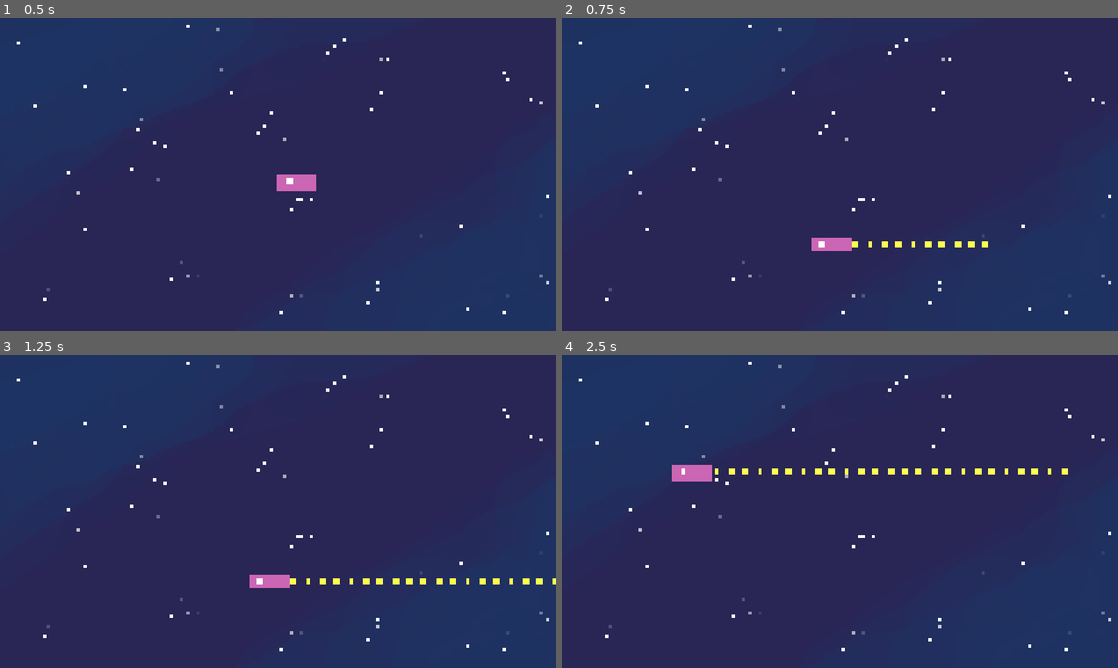
Above: before the commit, frames 1-4 (two rows, left to right).
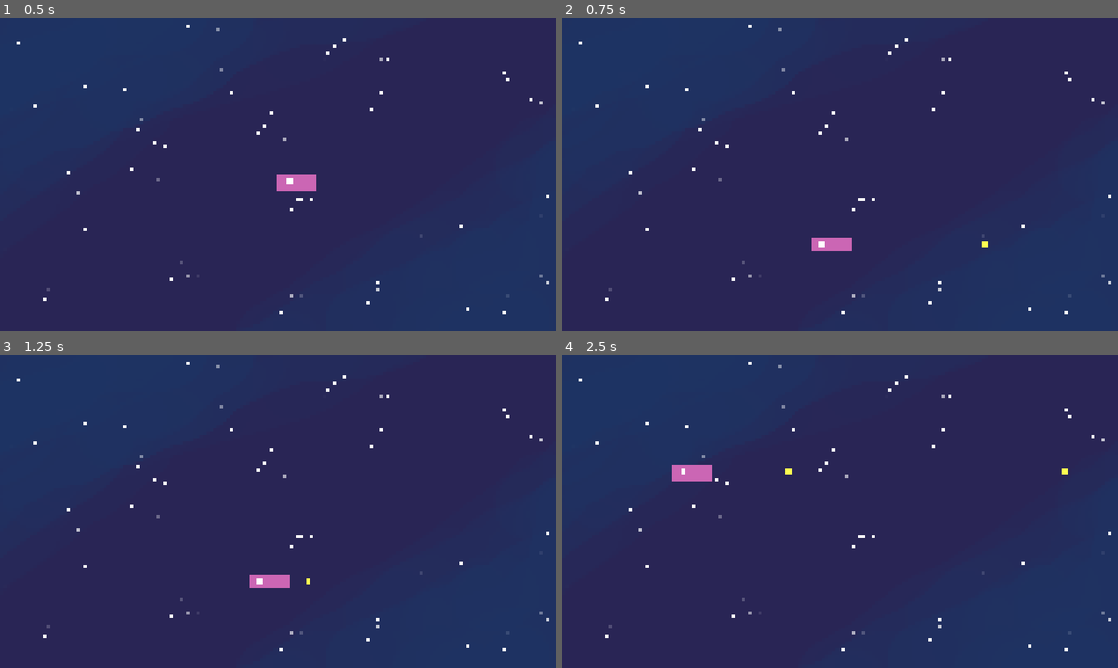
Above: after the commit, the same moments.

Repository: Tass2T/halloween-tireur
Game: Godot game, scene res://game.tscn
The game is run twice, just before and just after one commit, with the same random seed, the same clock (stepped at 60 frames per second) and the same inputs.
Inputs (mouse positions are in pixels of both pictures, inside the frame that each line leads up to):
- Up to frame 1 (0.5 s): no input
- Up to frame 2 (0.75 s): tap Enter at 0.5 s; move the mouse to (812, 237) at 0.52 s; press the mouse at (812, 237) at 0.53 s
- Up to frame 3 (1.25 s): no input
- Up to frame 4 (2.5 s): move the mouse to (1006, 558) at 1.27 s; release the mouse at (1006, 558) at 1.28 s; click (1006, 558) at 1.35 s; tap Space at 2 s; move the mouse to (673, 464) at 2.02 s; press the mouse at (673, 464) at 2.03 s

Frame 1 is identical in both runs. In frame 2, 0.2% of the frame differs, in the area x 52-75%, y 71-74%; in frame 3, 0.4%; in frame 4, 0.5%, in the area x 27-88%, y 36-39%.

Commit message:
added timer to bullet shots

Diff:
--- a/scenes/player.tscn
+++ b/scenes/player.tscn
@@ -31,3 +31,5 @@
 
 [node name="BulletTimer" type="Timer" parent="BulletsManager"]
 one_shot = true
+
+[connection signal="timeout" from="BulletsManager/BulletTimer" to="BulletsManager" method="_on_bullet_timer_timeout"]
--- a/scripts/bullets_manager.gd
+++ b/scripts/bullets_manager.gd
@@ -1,12 +1,22 @@
 class_name BulletsManager extends Node
 
 var bulletScene: PackedScene
+var canShoot: bool = true
+var bulletDelay: float = 0.3
 @onready var bullet_timer: Timer = $BulletTimer
 
 func _init() -> void:
 	bulletScene = preload("res://scenes/bullet.tscn")
 
 func shootBullet(playerPos: Vector2) -> void:
-	var bulletInstance = bulletScene.instantiate()
-	bulletInstance.position = Vector2(playerPos.x + 100, playerPos.y + 50)
-	add_child(bulletInstance)
+	if canShoot:
+		canShoot = false
+		var bulletInstance = bulletScene.instantiate()
+		bulletInstance.position = Vector2(playerPos.x + 100, playerPos.y + 50)
+		add_child(bulletInstance)
+		bullet_timer.start(bulletDelay)
+
+
+
+func _on_bullet_timer_timeout() -> void:
+	canShoot = true
